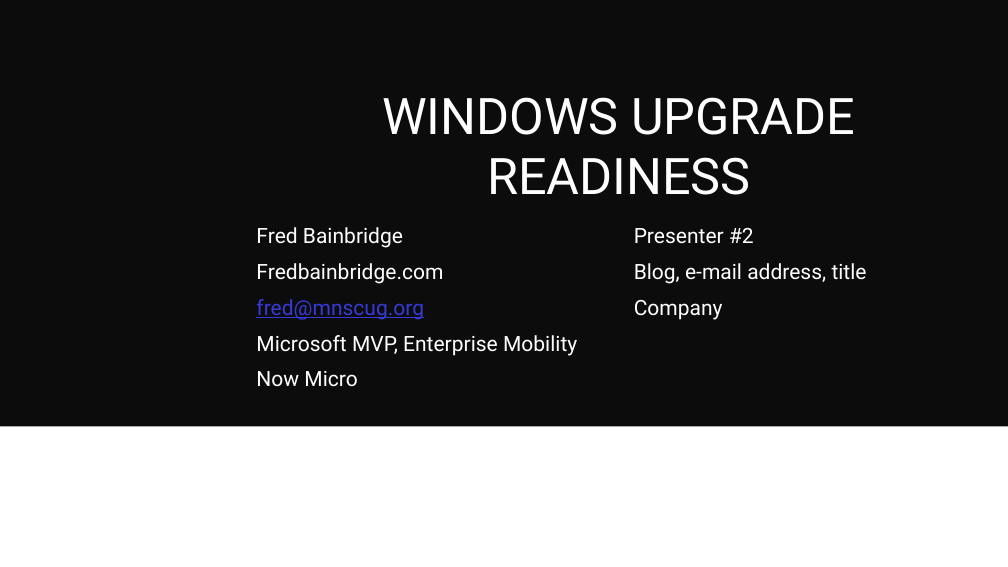
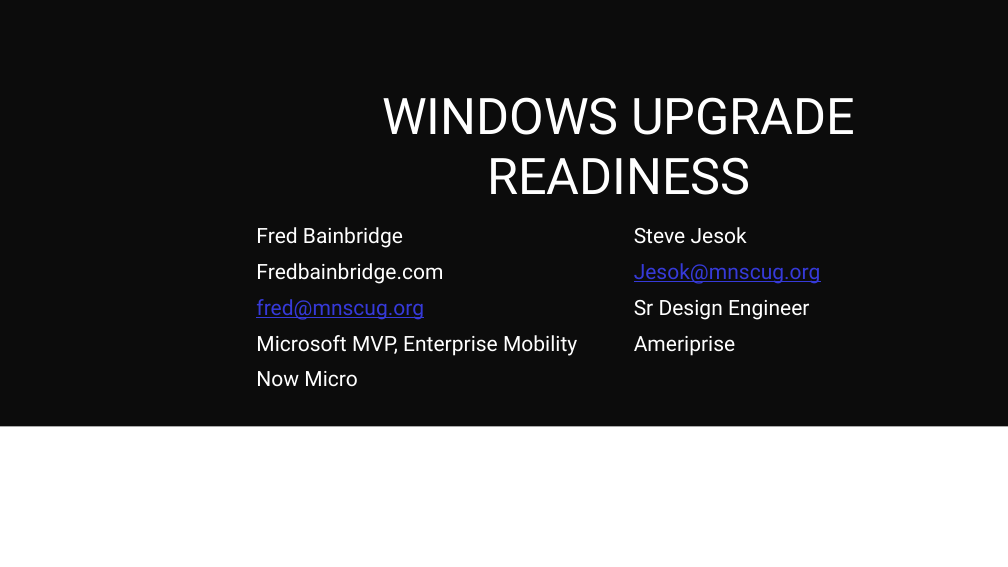
Before and after one commit to fredbainbridge/WindowsUpgradeReadiness, a slide deck: slide 1 of MMS 2017 - Windows Upgrade Readiness.pptx. Drawn at 1008x567 pixels with LibreOffice and Linux fonts; fonts in the diff are those of the drawing; background and template pictures are left out. Boxes give left, top, right and bottom in pixels: in the first picture for what was removed or moved away, otherwise in the second. Text is boxed around its words. In the diff, an @@ line names an element or a change of style, - is before the commit and + after.

```diff
--- a/MMS 2017 - Windows Upgrade Readiness.pptx
+++ b/MMS 2017 - Windows Upgrade Readiness.pptx
@@ text at [634,227,821,356]: text changed @@
-Presenter #2
-Blog, e-mail address, title
-Company
+Steve Jesok
+Jesok@mnscug.org
+Sr Design Engineer
+Ameriprise
```
Also in this commit, not shown: 1 other slide changed.
